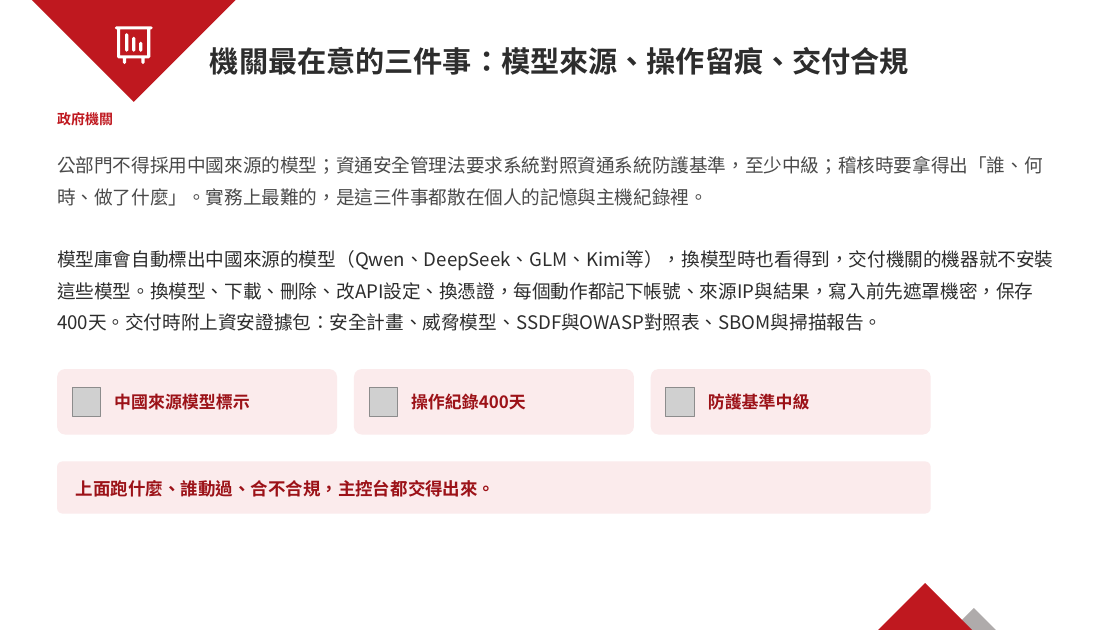
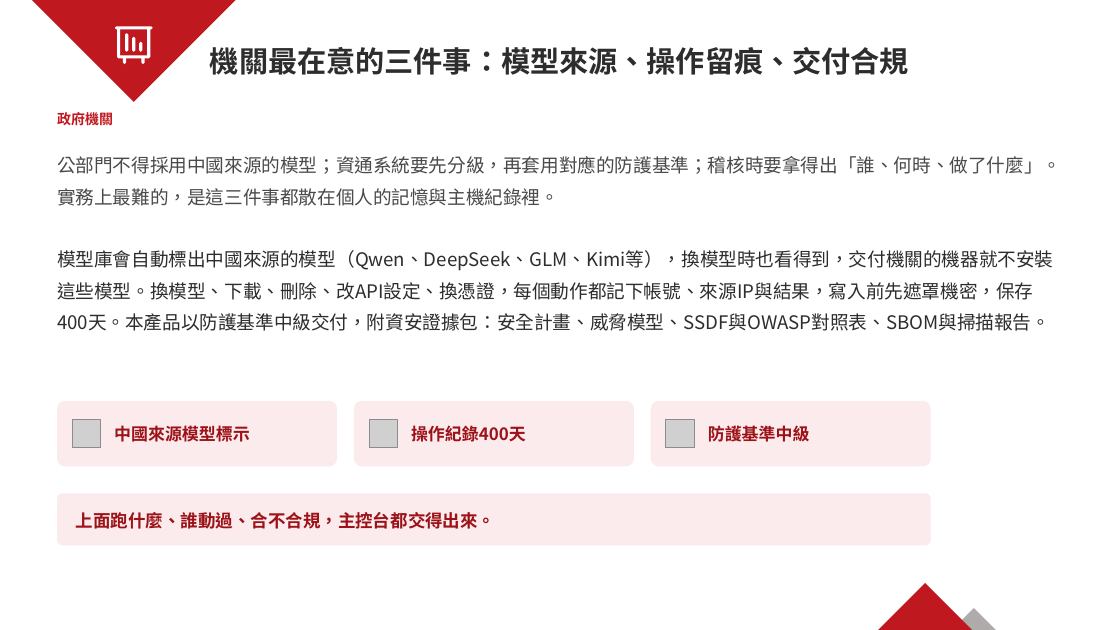
Before and after one commit to guessleej/xConsole, a slide deck: slide 18 of 手冊/Sales Kit/xConsole-SalesKit-政府.pptx. Drawn at 1120x630 pixels with LibreOffice and Linux fonts; fonts in the diff are those of the drawing; grey boxes stand for pictures; background and template pictures are left out. Boxes give left, top, right and bottom in pixels: in the first picture for what was removed or moved away, otherwise in the second. Text is boxed around its words. In the diff, an @@ line names an element or a change of style, - is before the commit and + after.

```diff
--- a/手冊/Sales Kit/xConsole-SalesKit-政府.pptx
+++ b/手冊/Sales Kit/xConsole-SalesKit-政府.pptx
@@ text at [57, 156, 1061, 206]: text changed @@
-公部門不得採用中國來源的模型；資通安全管理法要求系統對照資通系統防護基準，至少中級；稽核時要拿得出「誰、何時、做了什麼」。實務上最難的，是這三件事都散在個人的記憶與主機紀錄裡。
+公部門不得採用中國來源的模型；資通系統要先分級，再套用對應的防護基準；稽核時要拿得出「誰、何時、做了什麼」。實務上最難的，是這三件事都散在個人的記憶與主機紀錄裡。
@@ text at [57, 250, 1053, 331]: text changed @@
-模型庫會自動標出中國來源的模型（Qwen、DeepSeek、GLM、Kimi等），換模型時也看得到，交付機關的機器就不安裝這些模型。換模型、下載、刪除、改API設定、換憑證，每個動作都記下帳號、來源IP與結果，寫入前先遮罩機密，保存400天。交付時附上資安證據包：安全計畫、威脅模型、SSDF與OWASP對照表、SBOM與掃描報告。
+模型庫會自動標出中國來源的模型（Qwen、DeepSeek、GLM、Kimi等），換模型時也看得到，交付機關的機器就不安裝這些模型。換模型、下載、刪除、改API設定、換憑證，每個動作都記下帳號、來源IP與結果，寫入前先遮罩機密，保存400天。本產品以防護基準中級交付，附資安證據包：安全計畫、威脅模型、SSDF與OWASP對照表、SBOM與掃描報告。
@@ 4 texts, 4 rounded rectangles, 3 pictures: place and size @@
-4 texts, 4 rounded rectangles, 3 pictures at [57, 369, 931, 513]
+4 texts, 4 rounded rectangles, 3 pictures at [57, 401, 931, 545]
```
Also in this commit, not shown: 18 other files.
